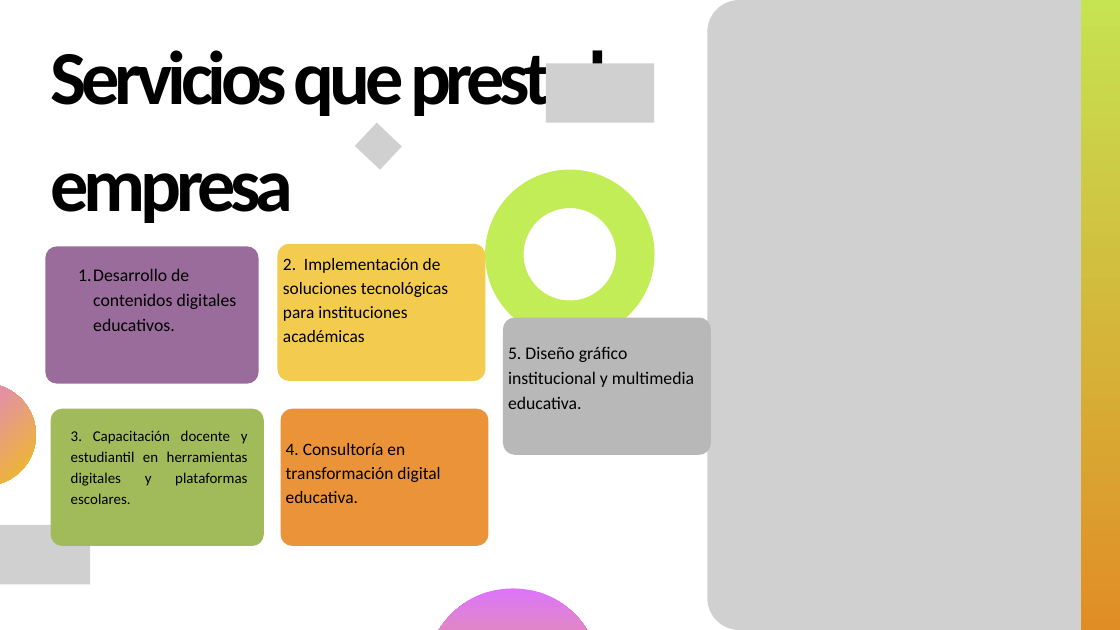
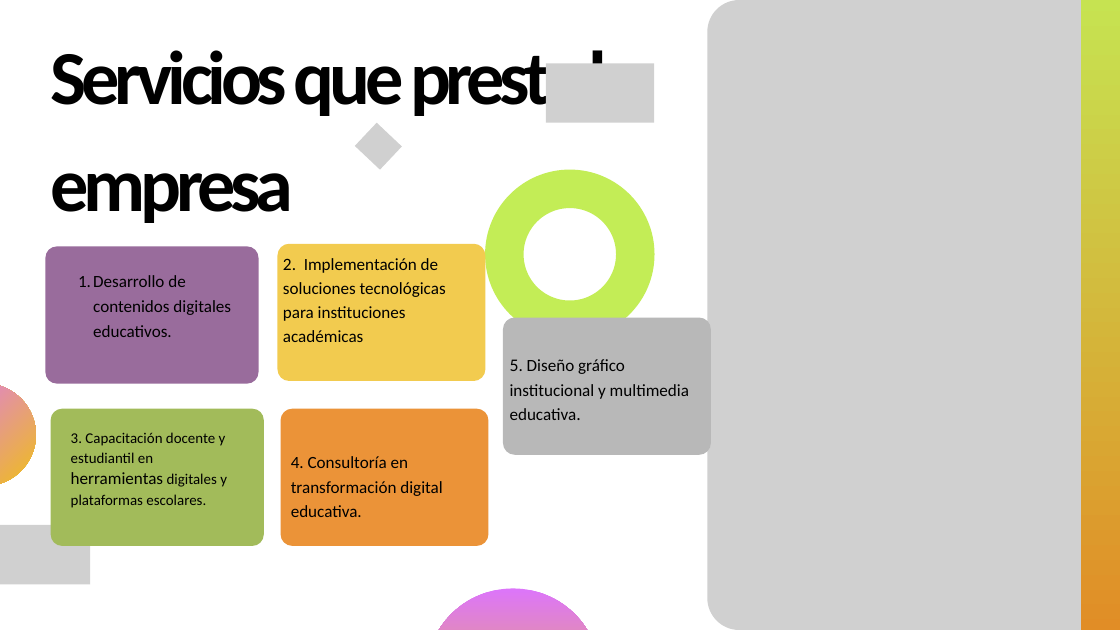
Before and after one commit to LuisML1019/ProyIntComDat25B_3.1416chul-s, a slide deck: slide 3 of Avance de Proyecto/πCHUL@S ENTERPRISE.pptx. Drawn at 1120x630 pixels with LibreOffice and Linux fonts; fonts in the diff are those of the drawing; grey boxes stand for pictures. Boxes give left, top, right and bottom in pixels: in the first picture for what was removed or moved away, otherwise in the second. Text is boxed around its words. In the diff, an @@ line names an element or a change of style, - is before the commit and + after.

```diff
--- a/Avance de Proyecto/πCHUL@S ENTERPRISE.pptx
+++ b/Avance de Proyecto/πCHUL@S ENTERPRISE.pptx
@@ text "Desarrollo de contenidos digitales educativos." at <box>93,275,231,337</box>: size 22.8 to 22 pt @@
@@ text "2. Implementación de soluciones tecnológicas ..." at <box>283,258,446,342</box>: size 22.3 to 22 pt @@
@@ text "5. Diseño gráfico institucional y ...": place and size @@
-text "5. Diseño gráfico institucional y ..." at <box>508,347,694,409</box>
+text "5. Diseño gráfico institucional y ..." at <box>510,359,689,420</box>
@@ text "5. Diseño gráfico institucional y ..." at <box>510,359,689,420</box>: size 22.7 to 22 pt @@
@@ text "3. Capacitación docente y estudiantil ..." at <box>71,432,227,508</box>: size 19.2 to 22 pt in "herramientas"; alignment justified to left @@
@@ text "4. Consultoría en transformación digital ...": place and size @@
-text "4. Consultoría en transformación digital ..." at <box>286,443,440,503</box>
+text "4. Consultoría en transformación digital ..." at <box>291,456,442,517</box>
@@ text "4. Consultoría en transformación digital ..." at <box>291,456,442,517</box>: size 22.4 to 22 pt @@
```
Also in this commit, not shown: 9 other slides changed.
